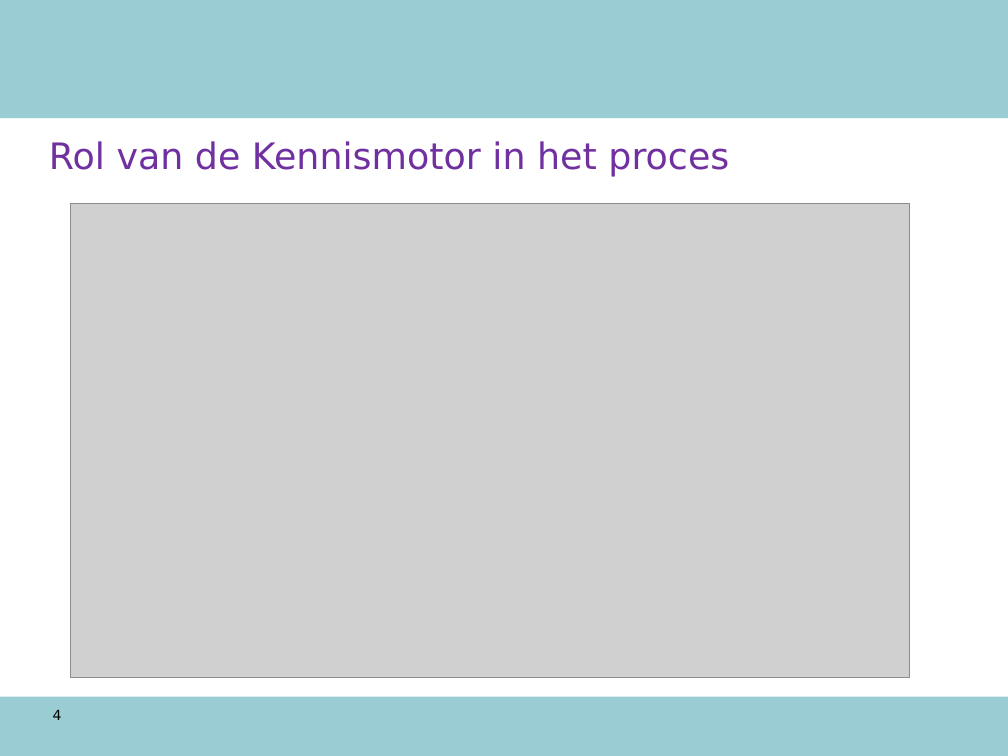
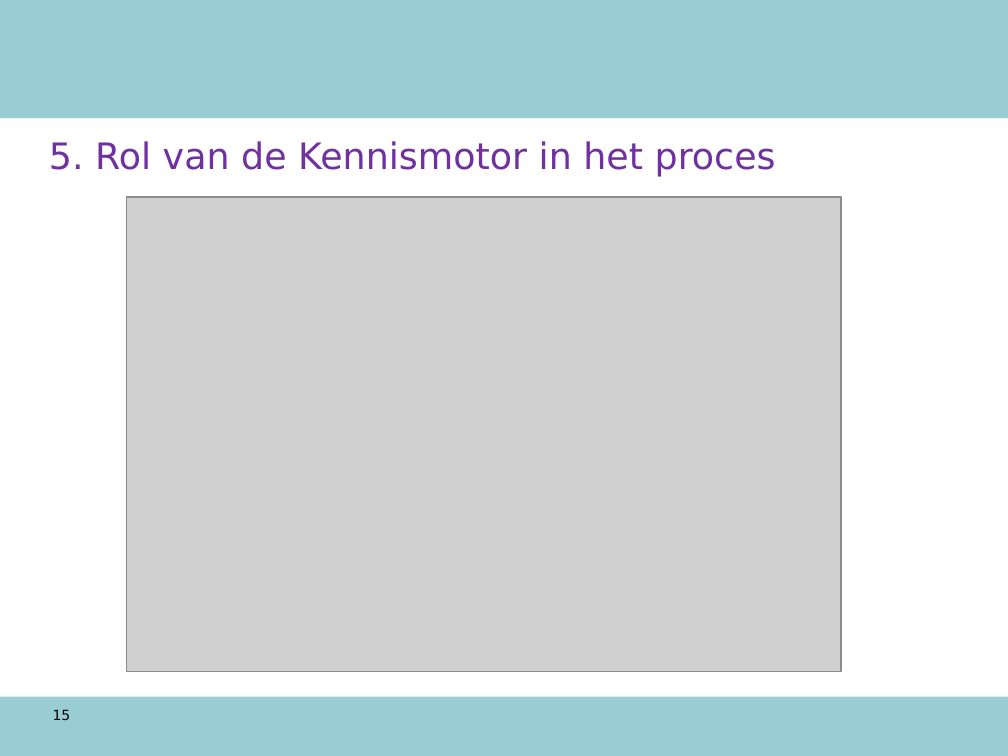
Before and after one commit to AmpersandTarski/ampersand-models, a slide deck: slide 15 of NVWA DTV/werkdocumenten/TO 12 augustus.ppt (slide 4 before the commit). Drawn at 1008x756 pixels with LibreOffice and Linux fonts; fonts in the diff are those of the drawing; grey boxes stand for pictures; background and template pictures are left out. Boxes give left, top, right and bottom in pixels: in the first picture for what was removed or moved away, otherwise in the second. Text is boxed around its words. In the diff, an @@ line names an element or a change of style, - is before the commit and + after.

```diff
--- a/NVWA DTV/werkdocumenten/TO 12 augustus.ppt
+++ b/NVWA DTV/werkdocumenten/TO 12 augustus.ppt
@@ title at bbox=[49, 141, 776, 176]: text changed @@
-Rol van de Kennismotor in het proces
+5. Rol van de Kennismotor in het proces
@@ picture: place and size @@
-picture at bbox=[71, 204, 909, 677]
+picture at bbox=[127, 197, 842, 671]
@@ page number at bbox=[53, 709, 71, 720]: text changed @@
-4
+15
```
Also in this commit, not shown: 11 other slides changed, 23 slides added, 6 slides removed, 4 other files.
